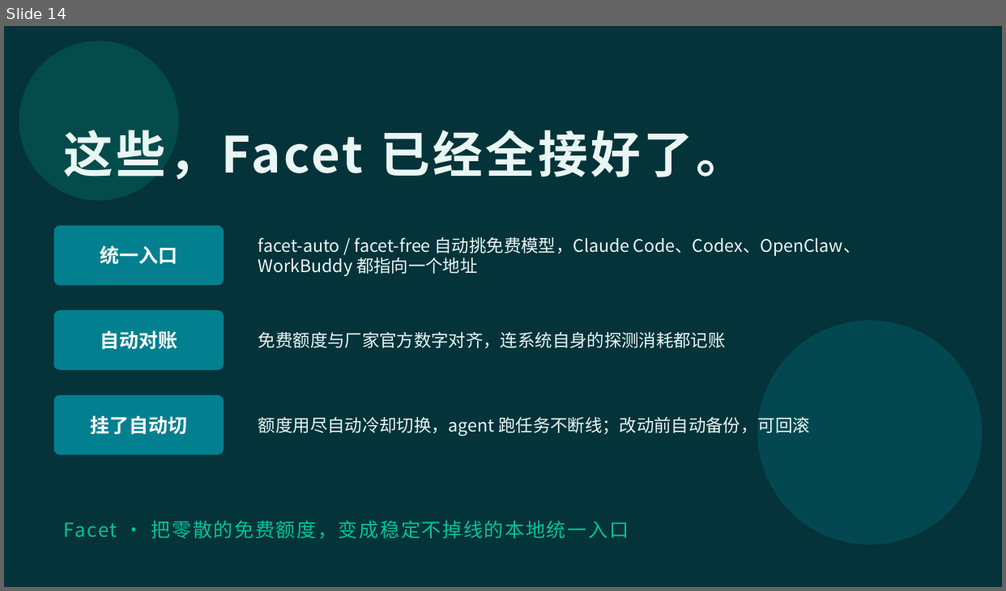
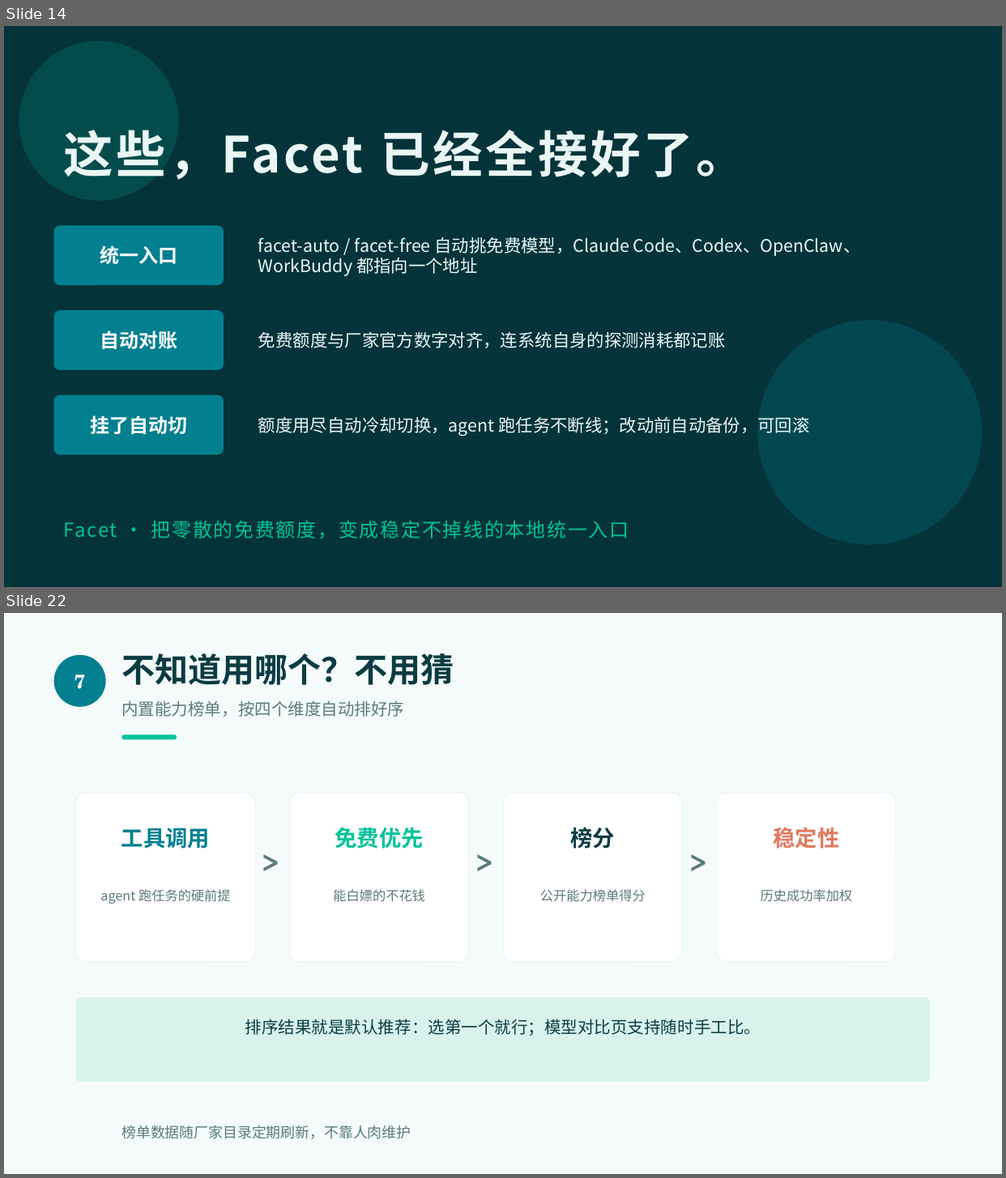
Before and after one commit to hsliuping/Facet, a slide deck: docs/Facet免费额度全景.pptx. Shown one above the other, each under a label of ours: slide 14 before the commit, slides 14 and 22 after it; the slides between them are not shown. The pictures are 1006x591 and 1006x1178 pixels, drawn with LibreOffice and Linux fonts; fonts in the diff are those of the drawing. Boxes give left, top, right and bottom in pixels: in the first picture for what was removed or moved away, otherwise in the second. Text is boxed around its words. In the diff, an @@ line names an element or a change of style, - is before the commit and + after.

Commit message:
docs: 更新免费额度全景材料，忽略 docs/marketing/ 草稿目录

```diff
--- a/docs/Facet免费额度全景.pptx
+++ b/docs/Facet免费额度全景.pptx
@@ slide 22 added at [4,613,1002,1174], background #F4FBFA @@
@@ ellipse added at [54,655,106,707], fill #028090, 14 pt, text #FFFFFF, bold @@
+7
@@ text added at [121,653,454,685], 24 pt, text #0B3C42, bold @@
+不知道用哪个？不用猜
@@ text added at [121,700,404,717], 12 pt, text #5C7A7D @@
+内置能力榜单，按四个维度自动排好序
@@ rounded rectangle added at [121,735,177,739], fill #02C39A @@
@@ rounded rectangle added at [76,793,255,962], fill #FFFFFF, outline #EDF7F5 1 pt @@
@@ rounded rectangle added at [289,793,469,962], fill #FFFFFF, outline #EDF7F5 1 pt @@
@@ rounded rectangle added at [503,793,683,962], fill #FFFFFF, outline #EDF7F5 1 pt @@
@@ rounded rectangle added at [717,793,896,962], fill #FFFFFF, outline #EDF7F5 1 pt @@
@@ text added at [121,828,210,849], 16 pt, text #028090, bold @@
+工具调用
@@ text added at [335,827,424,849], 16 pt, text #02C39A, bold @@
+免费优先
@@ text added at [571,827,616,849], 16 pt, text #0B3C42, bold @@
+榜分
@@ text added at [774,827,840,849], 16 pt, text #E07A5F, bold @@
+稳定性
@@ text added at [253,841,289,890], 22 pt, text #5C7A7D, bold @@
+>
@@ text added at [467,841,503,890], 22 pt, text #5C7A7D, bold @@
+>
@@ text added at [680,841,717,890], 22 pt, text #5C7A7D, bold @@
+>
@@ text added at [100,889,231,904], 9.5 pt, text #5C7A7D @@
+agent 跑任务的硬前提
@@ text added at [333,889,425,902], 9.5 pt, text #5C7A7D @@
+能白嫖的不花钱
@@ text added at [540,889,646,902], 9.5 pt, text #5C7A7D @@
+公开能力榜单得分
@@ text added at [761,889,853,902], 9.5 pt, text #5C7A7D @@
+历史成功率加权
@@ rounded rectangle added at [76,997,930,1082], fill #D9F2EC @@
@@ text added at [245,1019,761,1036], 12 pt, text #0B3C42 @@
+排序结果就是默认推荐：选第一个就行；模型对比页支持随时手工比。
@@ text added at [121,1126,411,1139], 10.5 pt, text #5C7A7D @@
+榜单数据随厂家目录定期刷新，不靠人肉维护
```
Also in this commit, not shown: 8 other slides added, 1 other file.
